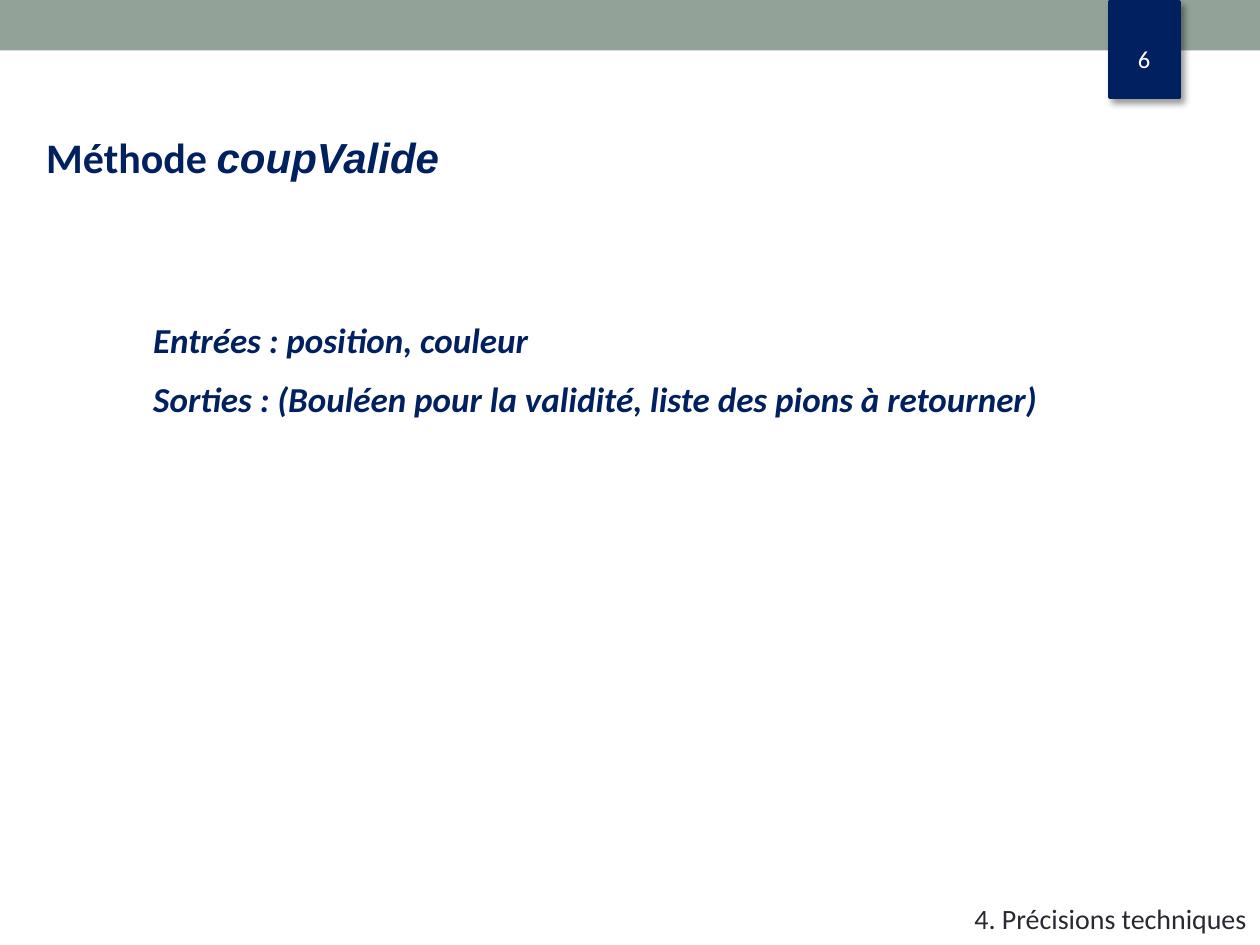
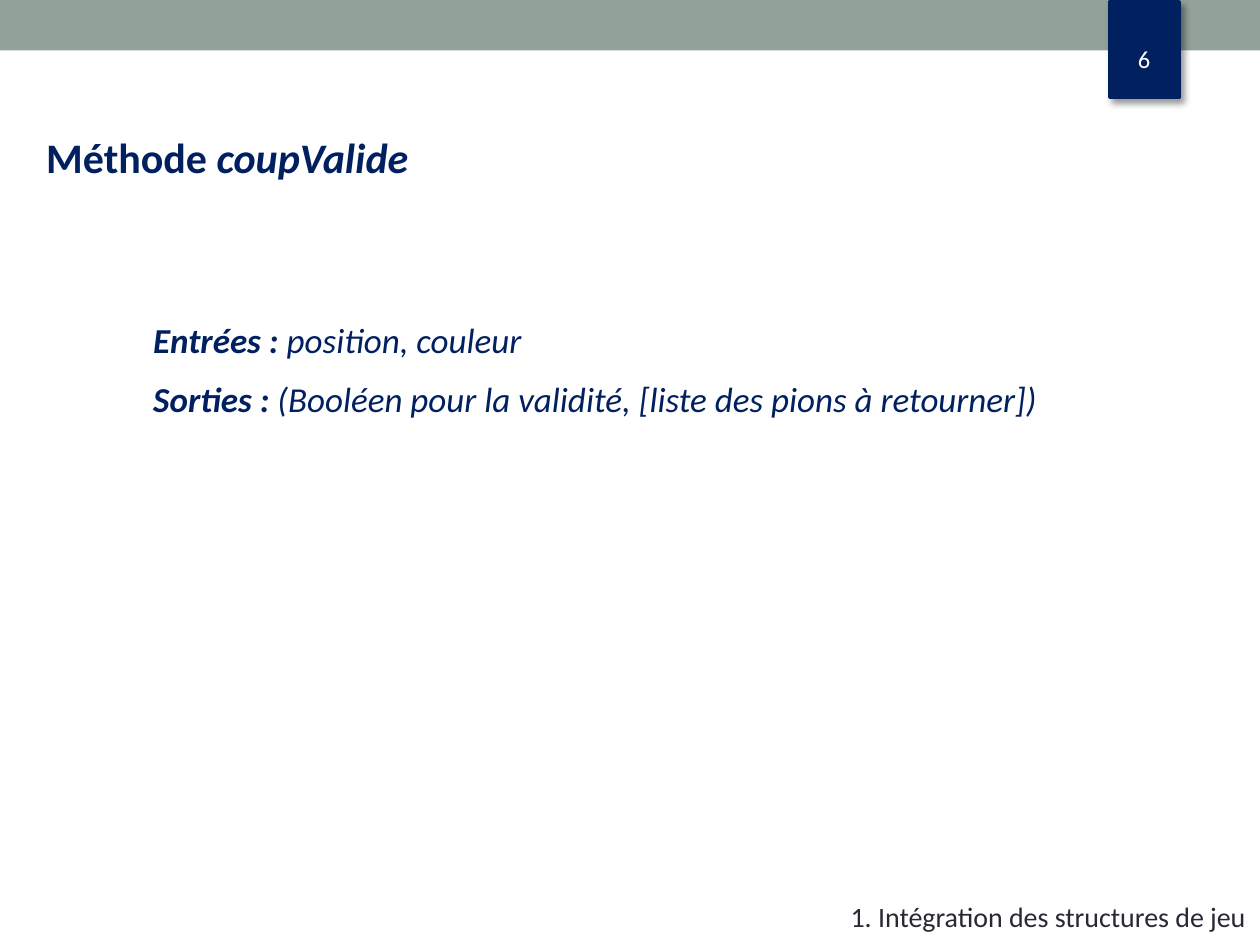
Before and after one commit to dupondth/othello, a slide deck: slide 6 of diapo_oral.pptx. Drawn at 1260x945 pixels with LibreOffice and Linux fonts; fonts in the diff are those of the drawing. Boxes give left, top, right and bottom in pixels: in the first picture for what was removed or moved away, otherwise in the second. Text is boxed around its words. In the diff, an @@ line names an element or a change of style, - is before the commit and + after.

```diff
--- a/diapo_oral.pptx
+++ b/diapo_oral.pptx
@@ text at box(46, 143, 521, 359): font Arial to Calibri in "coupValide"; bold off in "position, couleur" @@
@@ text at box(153, 386, 1037, 418): text changed; bold off @@
-Sorties : (Bouléen pour la validité, liste des pions à retourner)
+Sorties : (Booléen pour la validité, [liste des pions à retourner])
@@ text added at box(851, 907, 1245, 932), 16 pt, text #292934 @@
+1. Intégration des structures de jeu
@@ text removed at box(974, 909, 1247, 934) @@
-4. Précisions techniques
```
Also in this commit, not shown: 6 other slides changed, 1 slide added, 1 slide removed.
